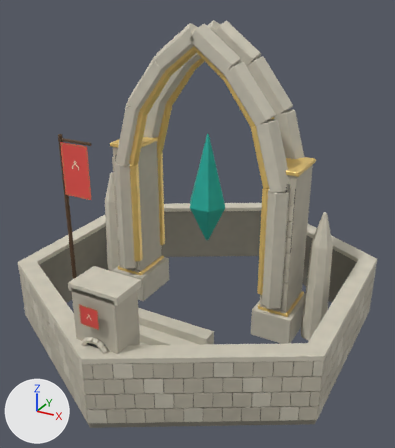
The Blender file apps/game/asset-sources/realms/options/citadel-oath-arch.blend, before and after one commit.
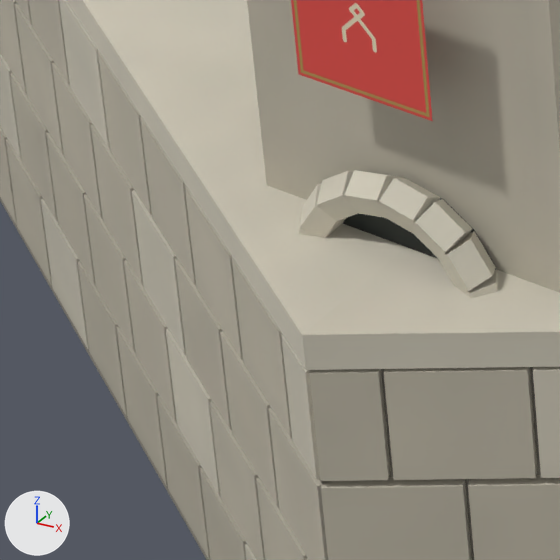
There are two pictures of each version: one whole from a 50 mm lens placed at (1.302, -2.379, 1.753), pointed at (0.032, -0.071, 0.599), one close up on the part from 10% to 29% of the width and 70% to 87% of the height. Lighting does not change. The marker at lower left points along +X, +Y and +Z. The first two pictures are the older version.

In view in the first close-up: 'Citadel / age architecture', 'Order / gate.001'.
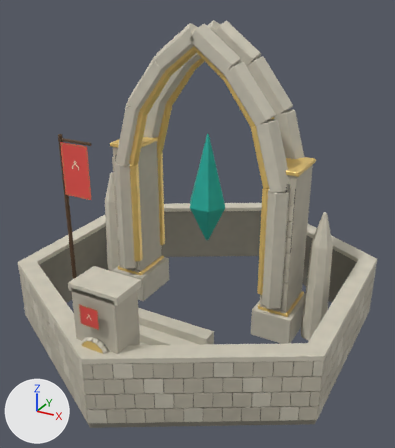
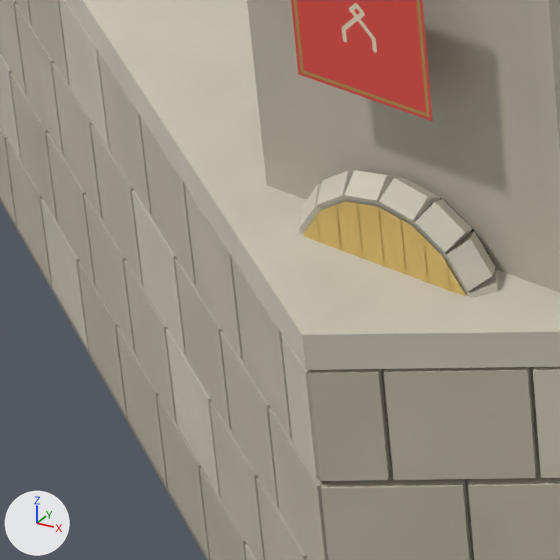
What differs and where, as boxes [x1, y1, x2, y2] in the close-ups (560 x 560 px):
part 1 of me_curtain___core_006, added (orange): after [304, 201, 465, 296]

The edits, one by one:
me_curtain___core_006 is used by ob_citadel___age_architecture; location (0.0, 0.0, 0.0).
me_curtain___core_006 had 5054 vertices, 4375 faces and spanned x -0.87..0.87, y -1.0..1.0, z -0.03..1.58.
me_curtain___core_006 now has 5171 vertices, 4402 faces and spans x -0.87..0.87, y -1.0..1.0, z -0.03..1.58.
Part 1, on me_curtain___core_006:
81 vertices are added at x -0.06..0.06, y -0.93, z 0.03..0.38.
20 new vertices lie (0.0, 0.0, 0.35) away from vertices in x -0.03..0.03, y -0.93, z 0.03.
8 new vertices lie (0.06, 0.0, 0.0) away from vertices in x -0.06..0.0, y -0.93, z 0.1..0.27.
8 new vertices lie (0.0, 0.0, 0.33) away from vertices in x -0.05..0.05, y -0.93, z 0.03.
27 new faces join them, mat_citadel___dark_details_001.
